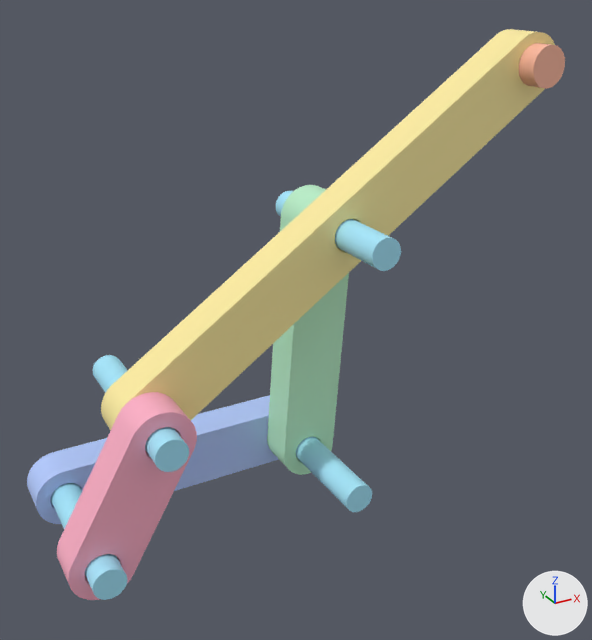
The glTF model docs/models/four_bar_demo.glb, before and after one commit.
Both versions are drawn from a 50 mm camera at (-12.6, -73.4, 48.3) aimed at (22.2, -10.3, 16.7). Lighting does not change. The marker at lower right points along +X, +Y and +Z. The picture after the commit comes second. Where no turn or scale is listed for an object, it has been applied to the vertices.

Objects in the first picture: 'coupler', 'crank', 'ground_link', 'pin_0', 'pin_1', 'pin_2', 'pin_3', 'rocker', 'trace_point'.
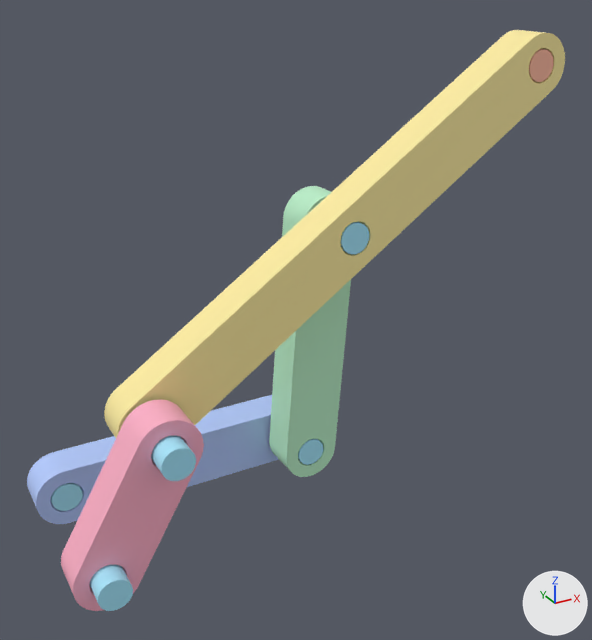
Pixel boxes (x1, y1, x2, y2) of what changed, in the pictures (592 x 640 px):
'coupler', reshaped: before (101, 29, 555, 430); after (104, 30, 565, 438)
'crank', moved: before (57, 392, 197, 600); after (61, 400, 204, 611)
'rocker', moved: before (267, 185, 349, 475); after (269, 186, 351, 477)
'pin_0', reshaped (8% wider, 9% taller): before (51, 483, 127, 600); after (51, 483, 133, 611)
'pin_2', moved, rescaled: before (92, 355, 189, 472); after (151, 436, 196, 481)
'pin_1', rescaled: before (296, 436, 372, 512); after (298, 439, 323, 465)
'pin_3', rescaled: before (276, 191, 401, 271); after (341, 222, 369, 254)
'trace_point', rescaled: before (519, 43, 565, 89); after (529, 49, 553, 82)
part 5 of me_pin_0, added (cyan): after (90, 565, 133, 611)
part 6 of me_pin_0, deleted (cyan): before (51, 483, 127, 600)
part 7 of me_pin_0, added (cyan): after (51, 483, 83, 511)

Diff of the bpy script that builds the scene:
```diff
--- a/docs/models/four_bar_demo.glb.py
+++ b/docs/models/four_bar_demo.glb.py
@@ me_rocker @@
-me_rocker.from_pydata(...)  # 1156 vertices, 2316 faces; spans x 22.0..29.9, y -8.0..-4.0, z -3.0..27.9
+me_rocker.from_pydata(...)  # 1156 vertices, 2316 faces; spans x 22.0..29.9, y -8.5..-4.5, z -3.0..27.9
+# me_rocker part 1: the whole mesh is moved by (0.0, -0.5, 0.0)
 me_rocker.materials.append(mat_defaultmaterial_001)
@@ me_coupler @@
-me_coupler.from_pydata(...)  # 1156 vertices, 2316 faces; spans x 3.3..50.5, y -12.0..-8.0, z 7.8..42.0
+me_coupler.from_pydata(...)  # 1540 vertices, 3088 faces; spans x 3.3..50.5, y -13.0..-9.0, z 7.8..42.0
+# me_coupler part 2: 1156 vertices removed from x 3.3..50.5, y -12.0..-8.0, z 7.8..42.0; 1540 vertices added at x 3.3..50.5, y -13.0..-9.0, z 7.8..42.0
 me_coupler.materials.append(mat_defaultmaterial_002)
@@ me_crank @@
-me_crank.from_pydata(...)  # 1156 vertices, 2316 faces; spans x -3.0..9.2, y -16.0..-12.0, z -3.0..13.8
+me_crank.from_pydata(...)  # 1156 vertices, 2316 faces; spans x -3.0..9.2, y -17.5..-13.5, z -3.0..13.8
+# me_crank part 3: the whole mesh is moved by (0.0, -1.5, 0.0)
 me_crank.materials.append(mat_defaultmaterial_003)
@@ me_trace_point @@
-me_trace_point.from_pydata(...)  # 98 vertices, 192 faces; spans x 45.53..49.53, y -14.0..-8.0, z 37.03..41.03
+me_trace_point.from_pydata(...)  # 98 vertices, 192 faces; spans x 46.03..49.03, y -13.0..-9.0, z 37.53..40.53
+# me_trace_point part 4: the whole mesh is scaled about its middle by (0.75, 0.667, 0.75)
 me_trace_point.materials.append(mat_defaultmaterial_004)
@@ me_pin_0 @@
-me_pin_0.from_pydata(...)  # 98 vertices, 192 faces; spans x -1.5..1.5, y -18.0..0.0, z -1.5..1.5
+me_pin_0.from_pydata(...)  # 196 vertices, 384 faces; spans x -1.5..1.5, y -19.5..0.0, z -1.5..1.5
+# me_pin_0 part 5: a new loose piece, a 48-sided cylinder along y spanning x -1.5..1.5, y -19.5..-13.5, z -1.5..1.5, in mat_defaultmaterial_005
+# me_pin_0 part 6: 49 vertices removed from x -1.5..1.5, y -18.0, z -1.5..1.5
+# me_pin_0 part 7: 49 vertices added at x -1.5..1.5, y -4.0, z -1.5..1.5
 me_pin_0.materials.append(mat_defaultmaterial_005)
@@ me_pin_1 @@
-me_pin_1.from_pydata(...)  # 98 vertices, 192 faces; spans x 23.5..26.5, y -18.0..0.0, z -1.5..1.5
+me_pin_1.from_pydata(...)  # 98 vertices, 192 faces; spans x 23.5..26.5, y -8.5..0.0, z -1.5..1.5
+# me_pin_1 part 8: the whole mesh is scaled about the mesh origin by (1, 0.472, 1)
 me_pin_1.materials.append(mat_defaultmaterial_006)
@@ me_pin_2 @@
-me_pin_2.from_pydata(...)  # 98 vertices, 192 faces; spans x 4.8..7.8, y -18.0..0.0, z 9.3..12.3
+me_pin_2.from_pydata(...)  # 98 vertices, 192 faces; spans x 4.8..7.8, y -19.5..-9.0, z 9.3..12.3
+# me_pin_2 part 9: the whole mesh is scaled about its middle by (1, 0.583, 1), then moved by (0.0, -5.2, 0.0)
 me_pin_2.materials.append(mat_defaultmaterial_007)
@@ me_pin_3 @@
-me_pin_3.from_pydata(...)  # 98 vertices, 192 faces; spans x 25.4..28.4, y -18.0..0.0, z 23.4..26.4
+me_pin_3.from_pydata(...)  # 98 vertices, 192 faces; spans x 25.4..28.4, y -13.0..-4.5, z 23.4..26.4
+# me_pin_3 part 10: the whole mesh is scaled about its middle by (1, 0.472, 1), then moved by (0.0, 0.2, 0.0)
 me_pin_3.materials.append(mat_defaultmaterial_008)
```
